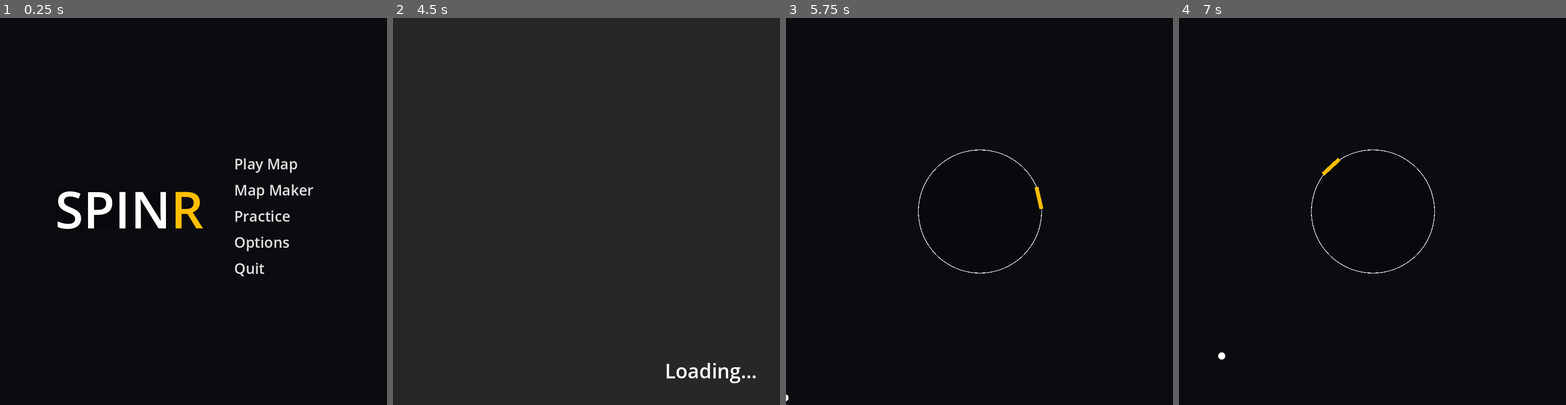
Above: before the commit, frames 1-4 (left to right).
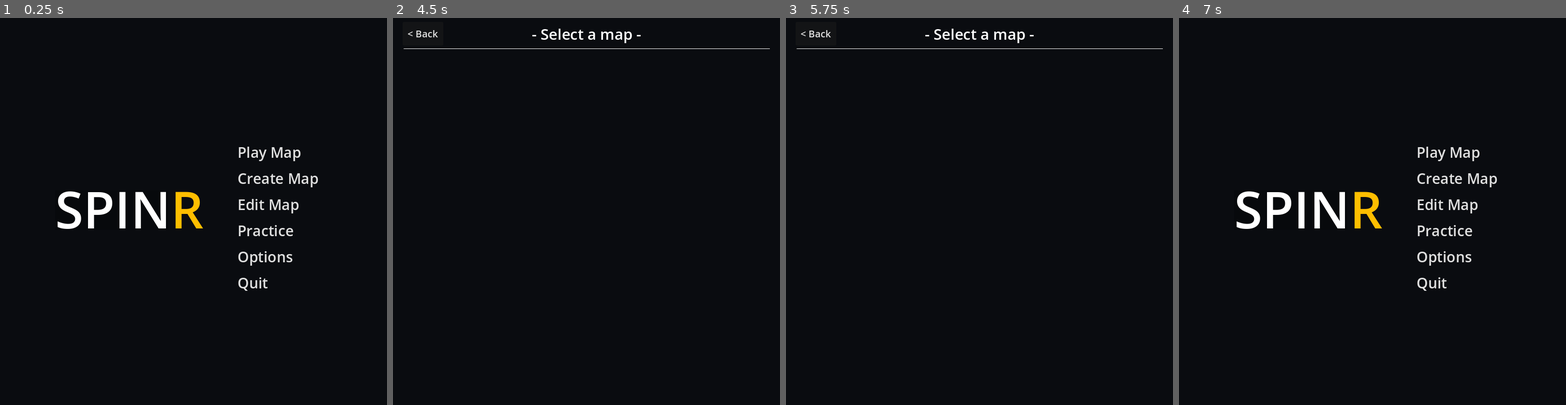
Above: after the commit, the same moments.

Repository: Swivet-Effect/SpinR
Game: Godot game, scene res://Scenes/Menus/MainMenu.tscn
The game is run twice, just before and just after one commit, with the same random seed, the same clock (stepped at 60 frames per second) and the same inputs.
Inputs (mouse positions are in pixels of both pictures, inside the frame that each line leads up to):
- Up to frame 1 (0.25 s): no input
- Up to frame 2 (4.5 s): click "Map Maker" (after the commit: "Create Map") at 0.5 s; click (586, 153) at 1.27 s; type "Alex" at 1.35 s; click "Continue" at 2 s; click "Continue" at 2.75 s; click "< Back" at 3.5 s; click (671, 203) at 4.25 s, where only the run after the commit has a clickable "Edit Map"
- Up to frame 3 (5.75 s): tap Enter at 5 s; move the mouse to (1064, 192) at 5.02 s; hold Right (ui_right) from 5.03 s (still down); tap X at 5.1 s; click (1064, 192) at 5.17 s; tap Space (ui_select) at 5.27 s
- Up to frame 4 (7 s): tap Space (ui_select) at 5.75, 6.02 s; move the mouse to (1295, 230) at 5.77 s; release Right (ui_right) at 5.78 s; hold Down (ui_down) 5.78-6.5 s; tap Q at 5.85 s; click (1295, 230) at 5.92 s; click (1209, 33) at 6.5 s, where only the run after the commit has a clickable "< Back"

The runs differ from the first frame. In frame 1, 2.0% of the frame differs, in the area x 60-83%, y 33-71%; in frame 2, 99%, in the area x 0-100%, y 0-100%; in frame 3, 0.7%; in frame 4, 2.9%.
Error in both runs: Attempt to call function 'get_length' in base 'null instance' on a null instance. (res://Scripts/Map)

Commit message:
Editor now uses ring to set angle and is on main menu

Diff:
--- /dev/null
+++ b/Assets/Prefabs/AssignmentRing.tscn
@@ -0,0 +1,44 @@
+[gd_scene load_steps=5 format=3 uid="uid://biiucx1xcybv8"]
+
+[ext_resource type="Script" uid="uid://c5g88ea8gbsfx" path="res://Scripts/Map Maker Scripts/AngleSetter.gd" id="1_lpfg7"]
+
+[sub_resource type="SphereMesh" id="SphereMesh_qodq2"]
+
+[sub_resource type="BoxMesh" id="BoxMesh_kypdp"]
+
+[sub_resource type="RectangleShape2D" id="RectangleShape2D_lpfg7"]
+size = Vector2(3.59691, 12.1632)
+
+[node name="Ring" type="Node2D"]
+
+[node name="Ring Outer" type="MeshInstance2D" parent="."]
+position = Vector2(1, 0)
+scale = Vector2(256, 256)
+mesh = SubResource("SphereMesh_qodq2")
+
+[node name="Ring Inner" type="MeshInstance2D" parent="Ring Outer"]
+modulate = Color(0.027451, 0.0352941, 0.0470588, 1)
+position = Vector2(0, 1.11022e-16)
+scale = Vector2(0.99, 0.99)
+mesh = SubResource("SphereMesh_qodq2")
+
+[node name="Pivot Point" type="Marker2D" parent="."]
+rotation = -1.5708
+scale = Vector2(32.25, 12.25)
+script = ExtResource("1_lpfg7")
+
+[node name="Hitter" type="MeshInstance2D" parent="Pivot Point"]
+modulate = Color(1, 0.745098, 0, 1)
+position = Vector2(3.90698, 3.72342e-05)
+rotation = 1.5708
+scale = Vector2(3.75, 0.25)
+mesh = SubResource("BoxMesh_kypdp")
+
+[node name="Area2D" type="Area2D" parent="Pivot Point"]
+
+[node name="CollisionShape2D" type="CollisionShape2D" parent="Pivot Point/Area2D"]
+position = Vector2(3.90698, 3.7238e-05)
+shape = SubResource("RectangleShape2D_lpfg7")
+
+[connection signal="mouse_entered" from="Pivot Point/Area2D" to="Pivot Point" method="MouseOver"]
+[connection signal="mouse_exited" from="Pivot Point/Area2D" to="Pivot Point" method="MouseAway"]
--- a/Scenes/Gameplay/MapEditor.tscn
+++ b/Scenes/Gameplay/MapEditor.tscn
@@ -1,6 +1,7 @@
-[gd_scene load_steps=3 format=3 uid="uid://ca0yxglrhy6rf"]
+[gd_scene load_steps=4 format=3 uid="uid://ca0yxglrhy6rf"]
 
 [ext_resource type="Script" uid="uid://qv247rvdmpwg" path="res://Scripts/Menu Scripts/MapEditTimeline.gd" id="2_edopk"]
+[ext_resource type="PackedScene" uid="uid://biiucx1xcybv8" path="res://Assets/Prefabs/AssignmentRing.tscn" id="2_xuaq4"]
 
 [sub_resource type="StyleBoxFlat" id="StyleBoxFlat_edopk"]
 bg_color = Color(1, 1, 1, 1)
@@ -22,17 +23,11 @@
 [node name="Panel" type="Panel" parent="."]
 offset_left = -390.0
 offset_top = 311.0
-offset_right = -102.0
+offset_right = -239.0
 offset_bottom = 357.0
 theme_override_styles/panel = SubResource("StyleBoxFlat_edopk")
 
-[node name="TextEdit" type="TextEdit" parent="Panel"]
-layout_mode = 0
-offset_left = 58.0
-offset_right = 222.0
-offset_bottom = 46.0
-
-[node name="Label" type="Label" parent="Panel"]
+[node name="Time" type="Label" parent="Panel"]
 layout_mode = 0
 offset_left = 11.0
 offset_top = 11.0
@@ -40,13 +35,13 @@
 offset_bottom = 34.0
 theme_override_colors/font_color = Color(0, 0, 0, 1)
 
-[node name="Button" type="Button" parent="Panel"]
+[node name="ClearButton" type="Button" parent="Panel"]
 layout_mode = 0
-offset_left = 225.0
-offset_top = 8.0
-offset_right = 277.0
-offset_bottom = 39.0
-text = "Done"
+offset_left = 91.0
+offset_top = 7.0
+offset_right = 140.0
+offset_bottom = 38.0
+text = "Clear"
 
 [node name="Button" type="Button" parent="."]
 offset_left = 287.0
@@ -55,5 +50,7 @@
 offset_bottom = 344.0
 text = "Save to file"
 
-[connection signal="pressed" from="Panel/Button" to="ScrollContainer/HBoxContainer" method="DoneEditing"]
+[node name="Ring" parent="." instance=ExtResource("2_xuaq4")]
+
+[connection signal="pressed" from="Panel/ClearButton" to="ScrollContainer/HBoxContainer" method="ClearButtonPressed"]
 [connection signal="pressed" from="Button" to="ScrollContainer/HBoxContainer" method="SaveMap"]
--- a/Scenes/Menus/MainMenu.tscn
+++ b/Scenes/Menus/MainMenu.tscn
@@ -40,10 +40,10 @@
 horizontal_alignment = 1
 
 [node name="Buttons" type="VBoxContainer" parent="CanvasLayer"]
-offset_left = 480.0
-offset_top = 276.0
-offset_right = 652.0
-offset_bottom = 542.0
+offset_left = 487.0
+offset_top = 252.0
+offset_right = 663.0
+offset_bottom = 572.0
 
 [node name="MapsButton" type="Button" parent="CanvasLayer/Buttons"]
 layout_mode = 2
@@ -57,7 +57,15 @@
 layout_mode = 2
 theme_override_colors/font_hover_color = Color(1, 0.745098, 0, 1)
 theme_override_font_sizes/font_size = 30
-text = "Map Maker"
+text = "Create Map"
+flat = true
+alignment = 0
+
+[node name="MapEditorButton" type="Button" parent="CanvasLayer/Buttons"]
+layout_mode = 2
+theme_override_colors/font_hover_color = Color(1, 0.745098, 0, 1)
+theme_override_font_sizes/font_size = 30
+text = "Edit Map"
 flat = true
 alignment = 0
 
@@ -87,6 +95,7 @@
 
 [connection signal="pressed" from="CanvasLayer/Buttons/MapsButton" to="." method="PlayButtonPressed"]
 [connection signal="pressed" from="CanvasLayer/Buttons/MapMakerButton" to="." method="MapMakerButtonPressed"]
+[connection signal="pressed" from="CanvasLayer/Buttons/MapEditorButton" to="." method="MapEditorButton"]
 [connection signal="pressed" from="CanvasLayer/Buttons/PracticeButton" to="." method="PracticeButtonPressed"]
 [connection signal="pressed" from="CanvasLayer/Buttons/Options Button" to="." method="OptionsButtonPressed"]
 [connection signal="pressed" from="CanvasLayer/Buttons/Quit Button" to="." method="QuitButtonPressed"]
--- a/Scripts/GlobalVariables.gd
+++ b/Scripts/GlobalVariables.gd
@@ -15,6 +15,7 @@
 var mapNamer = "res://Scenes/Menus/MapNamer.tscn"
 var optionsMenu = "res://Scenes/Menus/OptionsMenu.tscn"
 var completionScreen = "res://Scenes/Menus/CompletionScreen.tscn"
+var editorScreen = "res://Scenes/Gameplay/MapEditor.tscn"
 
 # Map Settings ----------
 var mapTitle
@@ -31,9 +32,10 @@
 var playing = true
 var isPractice = true
 var fireRate = 10
+var edit : bool
 
 # Map Maker Variables ---
 var playerRot
 var currentBeat = 0
 var previousBeat = 0
-var beatAngle = 0
+var beatAngle
--- /dev/null
+++ b/Scripts/Map Maker Scripts/AngleSetter.gd
@@ -0,0 +1,17 @@
+extends Marker2D
+
+var hovering = false
+
+func _physics_process(_delta):
+	if Global.beatAngle != null:
+		$".".global_rotation_degrees = float(Global.beatAngle)
+
+	if hovering and Input.is_mouse_button_pressed(MOUSE_BUTTON_LEFT):
+		look_at(get_global_mouse_position())
+		Global.beatAngle = $".".global_rotation_degrees
+
+func MouseOver():
+	hovering = true
+
+func MouseAway():
+	hovering = false
--- a/Scripts/Map Maker Scripts/SelectBeat.gd
+++ b/Scripts/Map Maker Scripts/SelectBeat.gd
@@ -1,6 +1,6 @@
 extends Button
 
-@export var index = 0
+var index
 
 func WhenPressed():
 	Global.previousBeat = Global.currentBeat
@@ -9,4 +9,7 @@
 
 func _physics_process(_delta):
 	if index == Global.currentBeat:
-		$".".text = str(Global.beatAngle)
+		if Global.beatAngle != null:
+			$".".text = str(Global.beatAngle)
+		else:
+			$".".text = "[ ]"
--- a/Scripts/Menu Scripts/LoadScreen.gd
+++ b/Scripts/Menu Scripts/LoadScreen.gd
@@ -12,5 +12,7 @@
 			get_tree().change_scene_to_file(Global.mainMenu)
 		"Completion":
 			get_tree().change_scene_to_file(Global.completionScreen)
+		"Editor":
+			get_tree().change_scene_to_file(Global.editorScreen)
 		_:
 			pass
--- a/Scripts/Menu Scripts/MainMenu.gd
+++ b/Scripts/Menu Scripts/MainMenu.gd
@@ -18,3 +18,7 @@
 	Global.destination = "Practice"
 	Global.isPractice = true
 	get_tree().change_scene_to_file(Global.loadScreen)
+
+func MapEditorButton():
+	Global.destination = "Editor"
+	get_tree().change_scene_to_file(Global.mapSelection)
--- a/Scripts/Menu Scripts/MapEditTimeline.gd
+++ b/Scripts/Menu Scripts/MapEditTimeline.gd
@@ -2,21 +2,24 @@
 
 var button = load("res://Assets/Prefabs/NoBeat.tscn")
 
-var TEMPPATH = ("C:/Users/dyfry/AppData/Roaming/SpinR/Test1.spr")
+var userPath = OS.get_data_dir()
+var filePath = userPath + "/SpinR/" + Global.mapTitle + ".spr"
 
 var map = {}
 
-var beats = 100
+var beats
 
 func _ready():
 	var reader = ZIPReader.new()
-	reader.open(TEMPPATH)
+	reader.open(filePath)
 	var mapRawData = reader.read_file("map.json")
 	var mapString = mapRawData.get_string_from_utf8()
 	var parseMapData = JSON.parse_string(mapString)
 	map = parseMapData
 
 	reader.close()
+
+	beats = map.size() - 1
 
 	for i in range(beats):
 		var instance = button.instantiate()
@@ -27,16 +30,12 @@
 
 func _physics_process(_delta):
 	if Global.currentBeat != Global.previousBeat:
-		$"../../Panel/Label".text = str(Global.currentBeat*0.1)
-		$"../../Panel/TextEdit".set_text(str(map[Global.currentBeat + 1]))
+		$"../../Panel/Time".text = str(Global.currentBeat*0.1) + " s"
 		Global.previousBeat = Global.currentBeat
-
-func DoneEditing():
-	Global.beatAngle = $"../../Panel/TextEdit".get_text()
 
 func SaveMap():
 	var reader = ZIPReader.new()
-	reader.open(TEMPPATH)
+	reader.open(filePath)
 
 	var musicfile = reader.read_file("music.mp3")
 
@@ -44,7 +43,7 @@
 
 	var writer = ZIPPacker.new()
 
-	writer.open(TEMPPATH)
+	writer.open(filePath)
 	writer.start_file("map.json")
 	var mapJson = JSON.stringify(map)
 	var mapConv = mapJson.to_utf8_buffer()
@@ -54,3 +53,6 @@
 	writer.write_file(musicfile)
 	writer.close()
 	get_tree().change_scene_to_file(Global.mainMenu)
+
+func ClearButtonPressed():
+	Global.beatAngle = null
--- a/Scripts/Menu Scripts/MapSelection.gd
+++ b/Scripts/Menu Scripts/MapSelection.gd
@@ -2,4 +2,4 @@
 
 func _on_pressed() -> void:
 	Global.mapTitle = $".".text
-	get_tree().change_scene_to_file(Global.mapRunner)
+	get_tree().change_scene_to_file(Global.loadScreen)
Not shown, added: Scripts/Map Maker Scripts/AngleSetter.gd.uid
